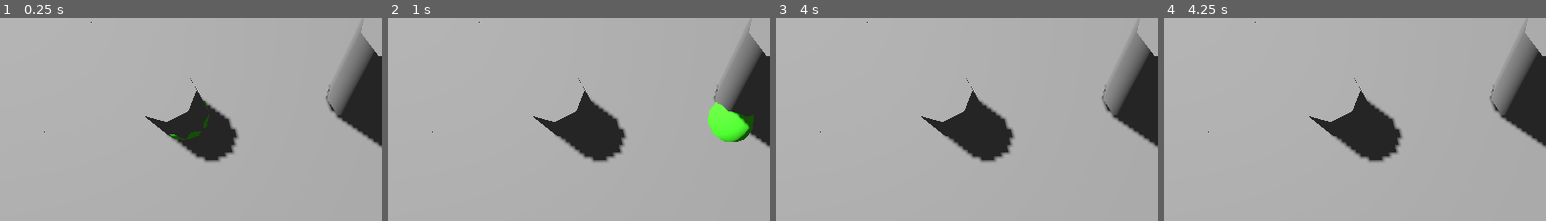
Above: before the commit, frames 1-4 (left to right).
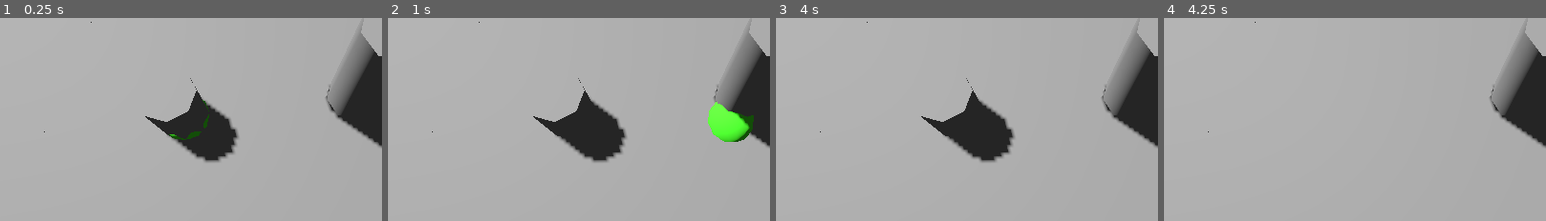
Above: after the commit, the same moments.

Repository: pinguinosod/gse_winterjam2024
Game: Godot game, scene res://main.tscn
The game is run twice, just before and just after one commit, with the same random seed, the same clock (stepped at 60 frames per second) and the same inputs.
Inputs (mouse positions are % of the whole screen's width and height, from its top left):
- Up to frame 1 (0.25 s): no input
- Up to frame 2 (1 s): tap Enter at 0.5 s; move the mouse to (72, 45) at 0.52 s; tap Space (end_turn, bound only after the commit) at 0.6 s; click (72, 45) at 0.67 s
- Up to frame 3 (4 s): move the mouse to (30, 55) at 1.27 s; tap Space (end_turn, bound only after the commit) at 1.35, 2, 2.1, 2.85, 3.5, 3.6 s; click (30, 55) at 1.42 s; move the mouse to (60, 28) at 2.02 s; click (60, 28) at 2.17 s; tap Enter at 2.75 s; move the mouse to (45, 70) at 2.77 s; click (45, 70) at 2.92 s; move the mouse to (80, 65) at 3.52 s; click (80, 65) at 3.67 s
- Up to frame 4 (4.25 s): tap F4 (DEBUG_KILL_ALL, bound only after the commit) at 4.15 s
The pictures show only the part of the screen within x 15-65%, y 19-68%; the shares and areas given below are measured in that part.

Frames 1-3 are identical in both runs. In frame 4, 4.0% of the frame differs, in the area x 38-63%, y 29-71%.

Commit message:
Made Enemy Spawn system cleaner with 3 lists now. Added a simple turn logic.

Diff:
--- a/project.godot
+++ b/project.godot
@@ -48,6 +48,16 @@
 "events": [Object(InputEventKey,"resource_local_to_scene":false,"resource_name":"","device":-1,"window_id":0,"alt_press …(195 unchanged characters)…
 ]
 }
+end_turn={
+"deadzone": 0.5,
+"events": [Object(InputEventKey,"resource_local_to_scene":false,"resource_name":"","device":0,"window_id":0,"alt_pressed":false,"shift_pressed":false,"ctrl_pressed":false,"meta_pressed":false,"pressed":false,"keycode":0,"physical_keycode":32,"key_label":0,"unicode":0,"location":0,"echo":false,"script":null)
+]
+}
+DEBUG_KILL_ALL={
+"deadzone": 0.5,
+"events": [Object(InputEventKey,"resource_local_to_scene":false,"resource_name":"","device":0,"window_id":0,"alt_pressed":false,"shift_pressed":false,"ctrl_pressed":false,"meta_pressed":false,"pressed":false,"keycode":0,"physical_keycode":4194335,"key_label":0,"unicode":0,"location":0,"echo":false,"script":null)
+]
+}
 
 [rendering]
 
--- a/scripts/enemies.gd
+++ b/scripts/enemies.gd
@@ -1,5 +1,6 @@
 extends Node3D
 
+class_name Enemy
 
 # Called when the node enters the scene tree for the first time.
 func _ready() -> void:
--- a/scripts/game_manager.gd
+++ b/scripts/game_manager.gd
@@ -7,11 +7,15 @@
 @export var maxEnemyPoolSize = 100
 @export var enemyScene: PackedScene
 @export var enemyPoolHolder: Node3D
-var enemyPool: Array[Node3D]
+var enemyPool: Array[Enemy] = []
+var freeEnemies: Array[Enemy] = []
+var occupiedEnemies: Array[Enemy] = []
 var currentScene = 0
 var currentWave = 0
 var currentEnemyWave: EnemyWave
 var currentCombatScene: CombatScene
+
+var playerTurn = true
 
 # Called when the node enters the scene tree for the first time.
 func _ready() -> void:
@@ -19,12 +23,12 @@
 		var instance = enemyScene.instantiate()
 		enemyPoolHolder.add_child(instance)
 		enemyPool.append(instance)
+		freeEnemies.append(instance)
 		# instance.position = Vector3(i * (-1 ** i), 0, i * (-1 ** i))
 		instance.set_process(false)
 		instance.hide()
 	load_next_scene()
 	pass # Replace with function body.
-
 
 func load_next_scene():
 	if currentScene >= len(combatScenesToRun):
@@ -36,14 +40,22 @@
 
 func load_next_wave():
 	if currentWave >= len(currentCombatScene.enemyWaves):
+		spawn_all_waves()
 		return
 	currentEnemyWave = currentCombatScene.enemyWaves[currentWave]
 	currentWave += 1
 	load_in_enemies()
 
+func spawn_all_waves():
+	for currentEnemyWave in currentCombatScene.enemyWaves:
+		spawn_enemies()
+
 func load_in_enemies():
 	if is_wave_active():
 		return
+	spawn_enemies()
+
+func spawn_enemies():
 	# TODO Figure out enemy positions
 	for i in range(currentEnemyWave.basicEnemyCount):
 		var enemy = spawn_next_free_enemy()
@@ -53,19 +65,43 @@
 		# set hp to 2
 
 func is_wave_active():
-	for enemy in enemyPool:
-		if enemy.visible:
-			return true
-	return false
+	return len(occupiedEnemies) > 0
 
 func spawn_next_free_enemy():
-	for enemy in enemyPool:
-		if not enemy.visible:
-			enemy.show()
-			enemy.set_process(true)
-			return enemy
+	if len(freeEnemies) > 0:
+		var enemy = freeEnemies.pop_front()
+		enemy.show()
+		enemy.set_process(true)
+		occupiedEnemies.append(enemy)
+		return enemy
 	print("No free enemy found? Try increasing the pool size.")
+
+func clear_enemies():
+	for enemy in occupiedEnemies:
+		freeEnemies.append(enemy)
+		enemy.hide()
+		enemy.set_process(false)
+	occupiedEnemies.clear()
+
+func free_enemy(enemy: Enemy):
+	if enemy in occupiedEnemies:
+		occupiedEnemies.remove_at(occupiedEnemies.find(enemy))
+		freeEnemies.append(enemy)
+		enemy.hide()
+		enemy.set_process(false)
 
 # Called every frame. 'delta' is the elapsed time since the previous frame.
 func _process(delta: float) -> void:
-	pass
+	if not playerTurn:
+		if not is_wave_active():
+			load_next_wave()
+		for enemy in occupiedEnemies:
+			print("Hello I am the enemy.")
+			# enemy do stuff
+		playerTurn = true
+
+func _input(event: InputEvent) -> void:
+	if Input.is_action_just_pressed("end_turn") and playerTurn:
+		playerTurn = false
+	if Input.is_action_just_pressed("DEBUG_KILL_ALL") and playerTurn:
+		clear_enemies()
Not shown: 1 places in main.tscn that only renumber resources
Not shown, added: models/BerryBushTile.fbx.import
